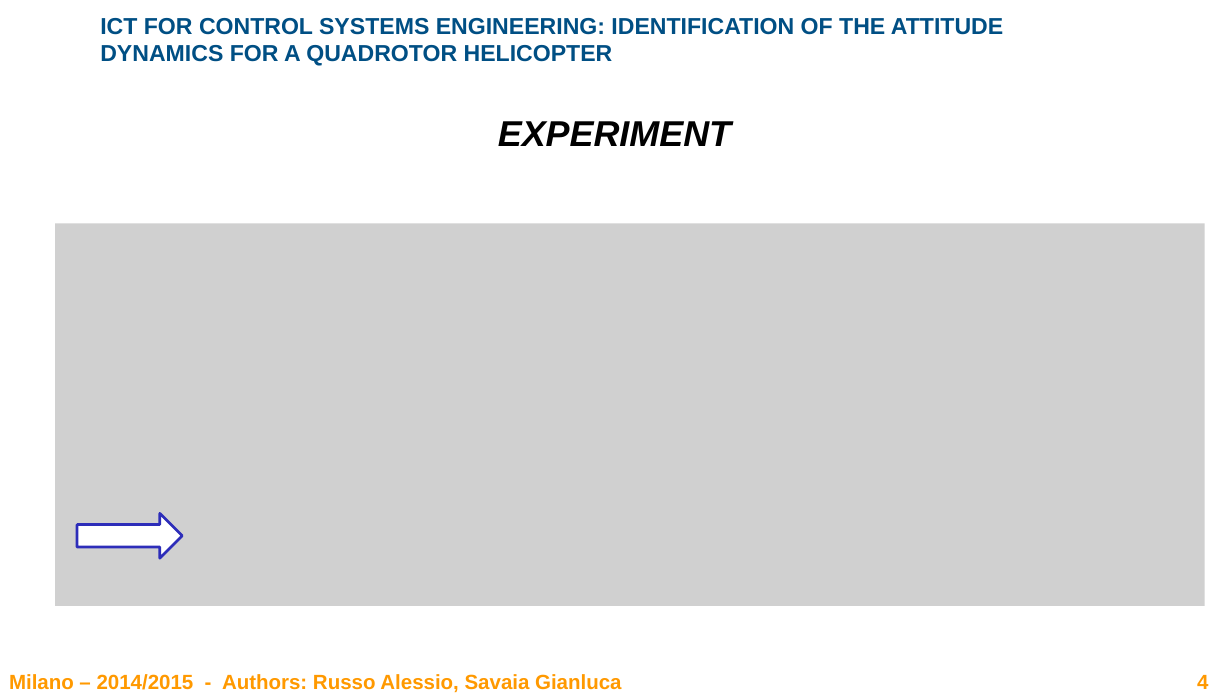
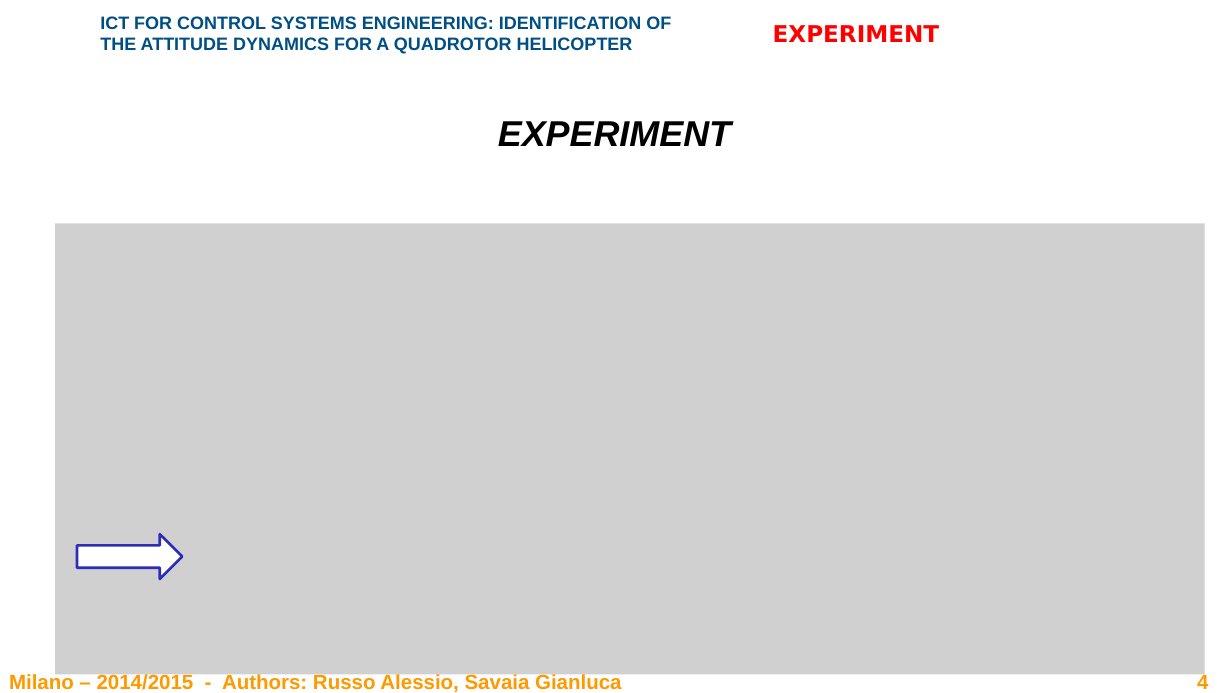
Before and after one commit to rssalessio/BlackBox-Quadrotor-Identification, a slide deck: slide 4 of report/Report.pptx. Drawn at 1232x693 pixels with LibreOffice and Linux fonts; fonts in the diff are those of the drawing; grey boxes stand for pictures; background and template pictures are left out. Boxes give left, top, right and bottom in pixels: in the first picture for what was removed or moved away, otherwise in the second. Text is boxed around its words. In the diff, an @@ line names an element or a change of style, - is before the commit and + after.

```diff
--- a/report/Report.pptx
+++ b/report/Report.pptx
@@ text "ICT FOR CONTROL SYSTEMS ENGINEERING: ..." at (100,16,671,54): size 18 to 14 pt @@
@@ text added at (773,25,939,42), 18 pt, text #FF0000, bold @@
+EXPERIMENT
@@ picture: place and size @@
-picture at (55,224,1205,606)
+picture at (55,224,1205,675)
@@ right arrow: place and size @@
-right arrow at (77,514,182,559)
+right arrow at (77,534,182,579)
```
Also in this commit, not shown: 4 other slides changed, 4 slides added, 3 other files.
